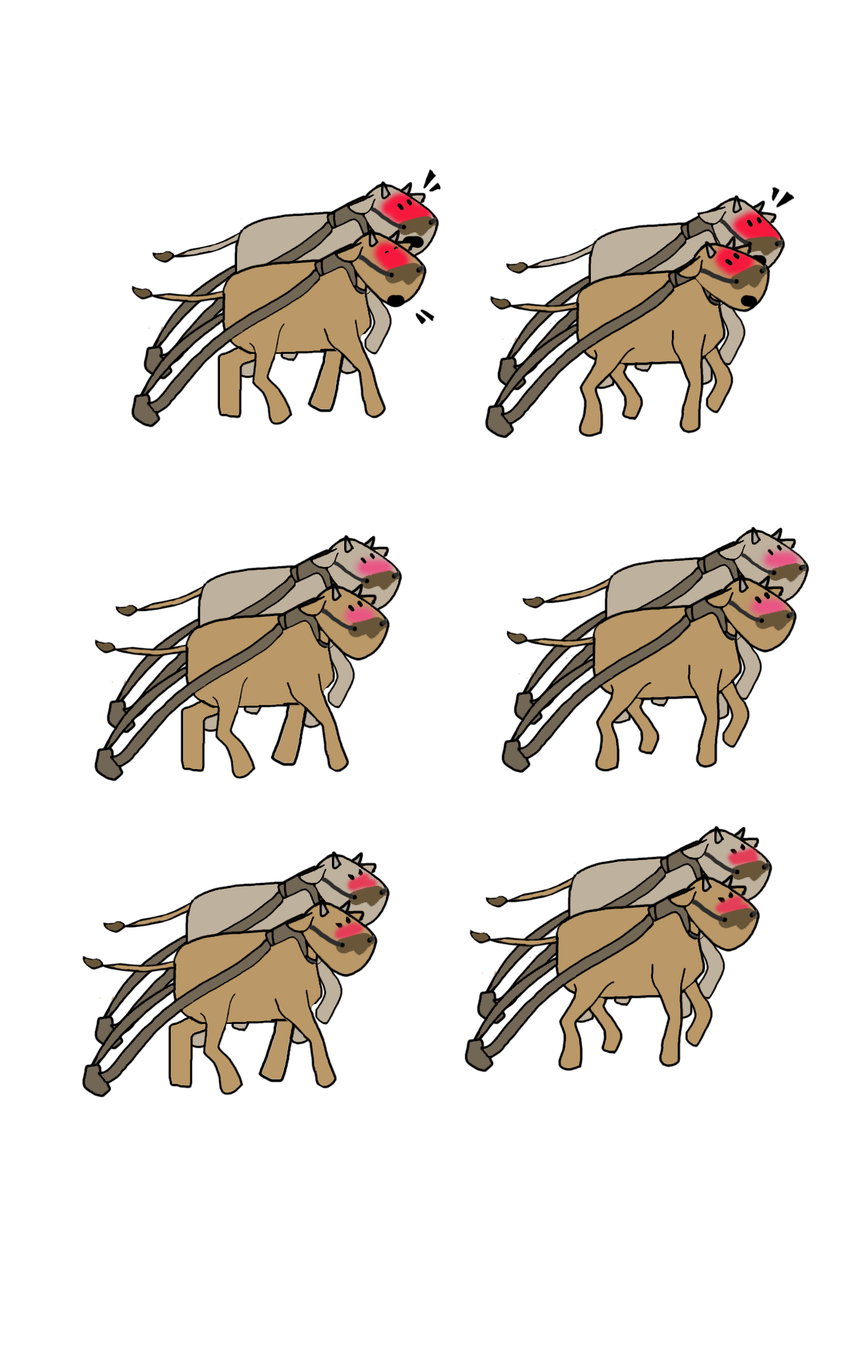
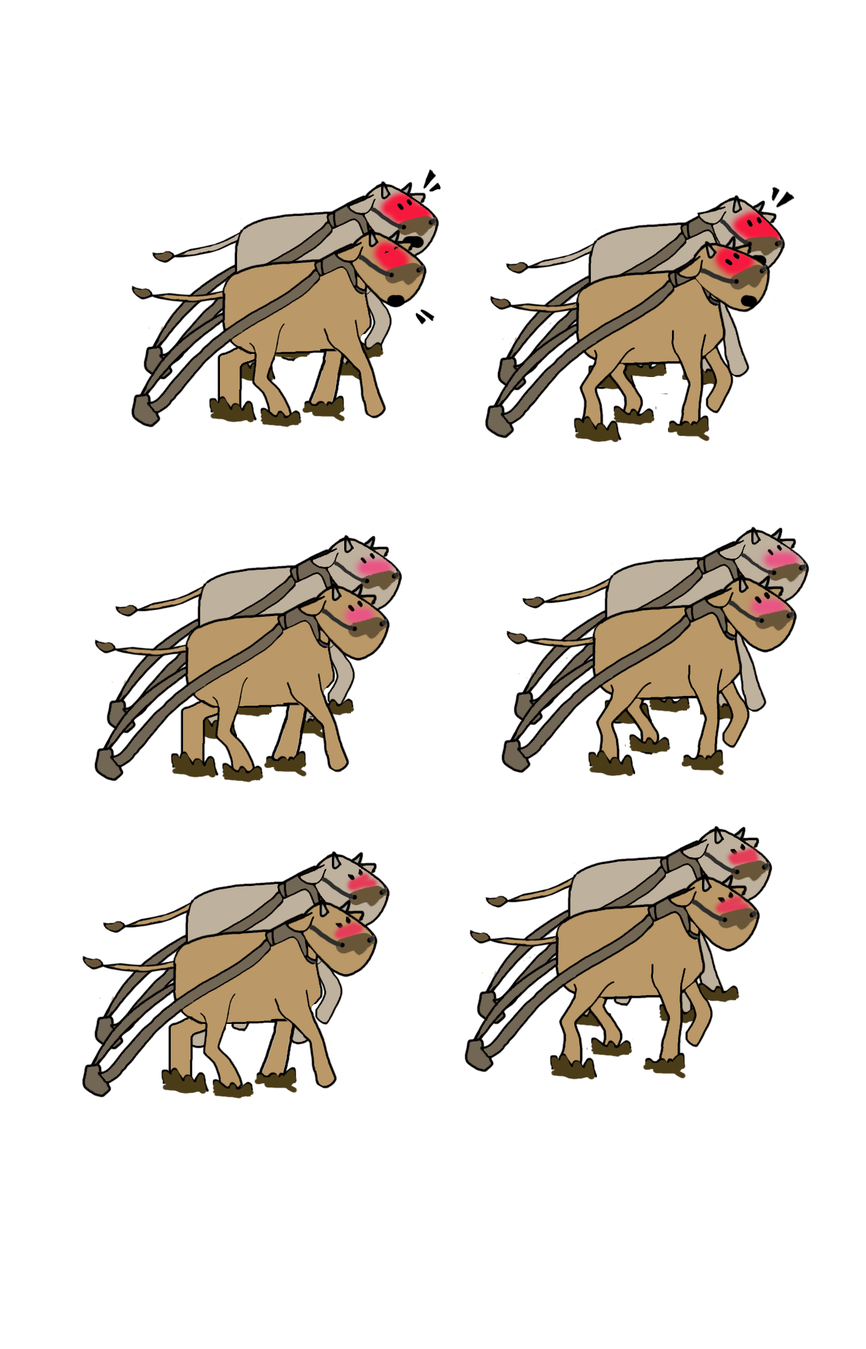
Layered file, before and after one edit (866x1349). Changes by layer:
added layer "Layer 48" above "bullrun2" over 161, 394, 725, 1099
added layer "Layer 51" in group "bullrun1" over 587, 357, 725, 395
added layer "Layer 52" in group "bullrun1" over 686, 299, 750, 379
painted on "whitebull" (1st of 3, in "bullrun2" › "bullrun1") over 714, 299, 746, 367
added layer "Layer 61" in group "bullrun2" over 241, 341, 365, 382
added layer "Layer 62" in group "bullrun2" over 340, 340, 385, 361
added layer "Layer 60" in group "bullrun2" over 204, 705, 324, 740
added layer "Layer 63" in group "bullrun2" over 309, 696, 356, 717
added layer "Layer 59" in group "bullrun1" over 655, 1003, 696, 1024
added layer "Layer 58" in group "bullrun1" over 697, 981, 740, 1003
added layer "Layer 57" in group "bullrun1" over 573, 1009, 612, 1028
added layer "Layer 54" in group "bullrun1" over 697, 925, 725, 1002
painted on "whitebull" (2nd of 3, in "bullrun1") over 697, 925, 726, 1000
added layer "Layer 56" in group "bullrun1" over 645, 695, 694, 713
added layer "Layer 55" in group "bullrun1" over 604, 696, 733, 725
added layer "Layer 53" in group "bullrun1" over 716, 629, 767, 713
painted on "whitebull" (3rd of 3, in "bullrun1") over 734, 629, 763, 701
